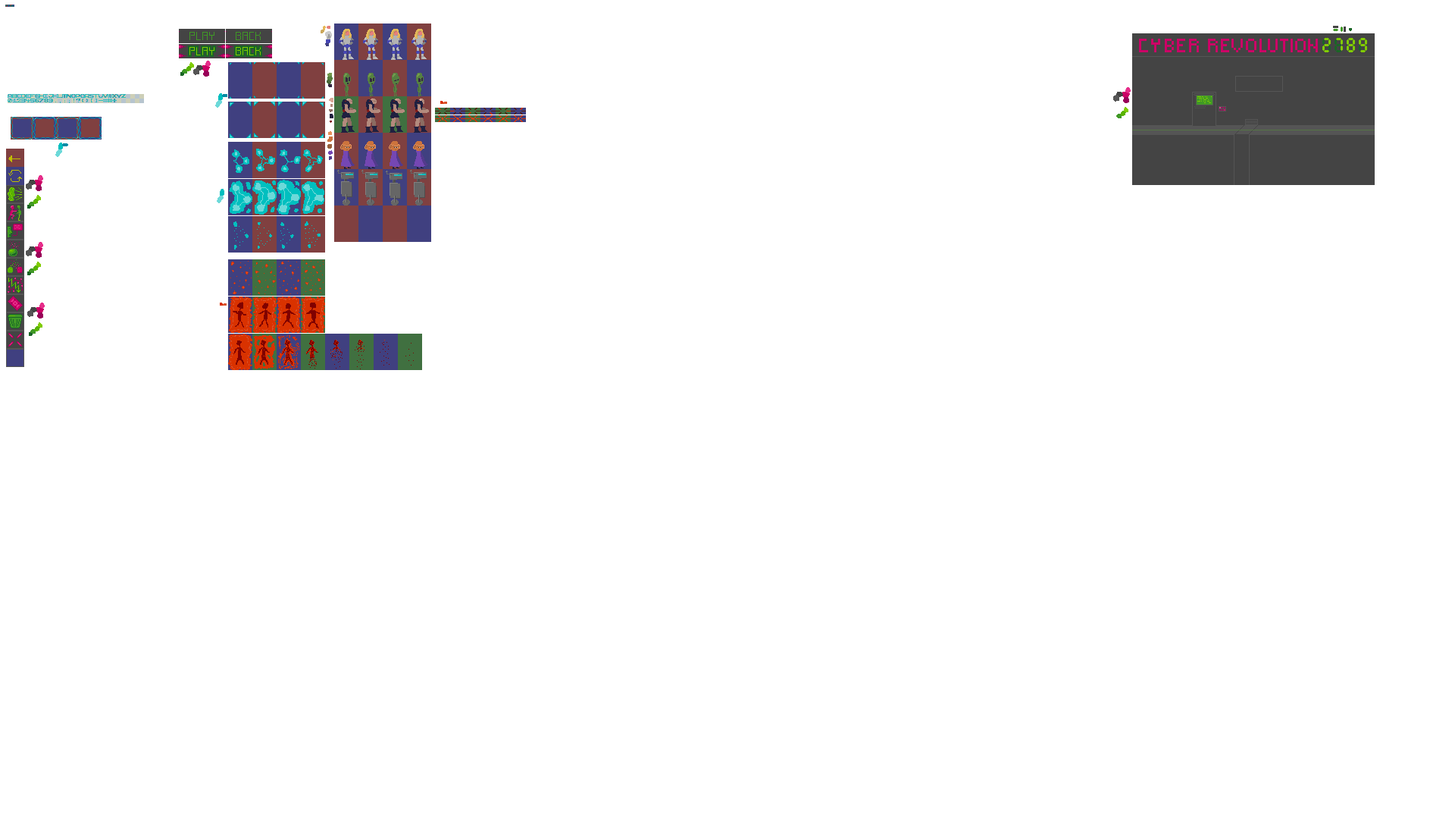
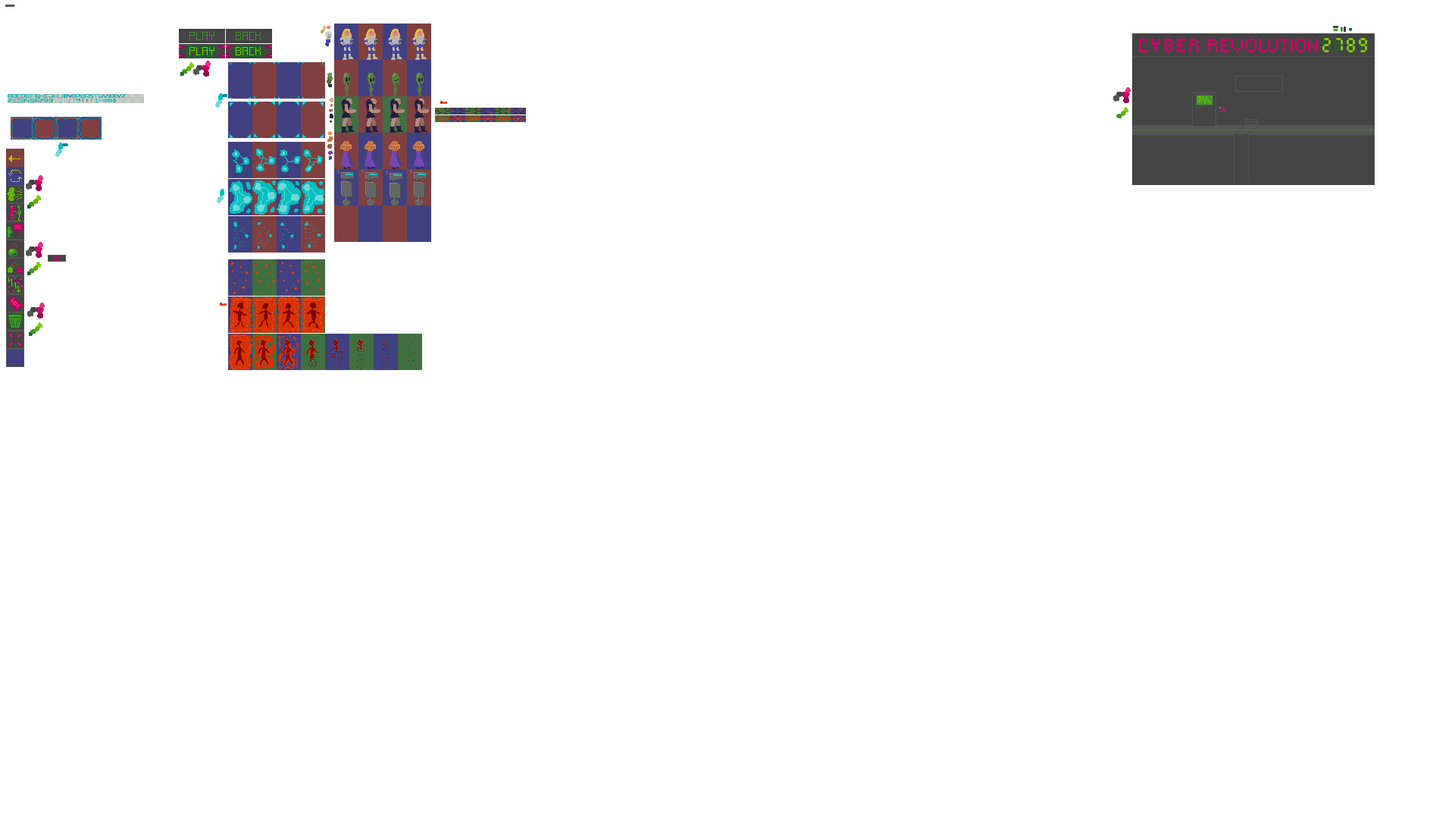
Two versions of the same layered image (1455×819). Layer-by-layer changes:
painted on "cheats" over [47, 254, 66, 262]
